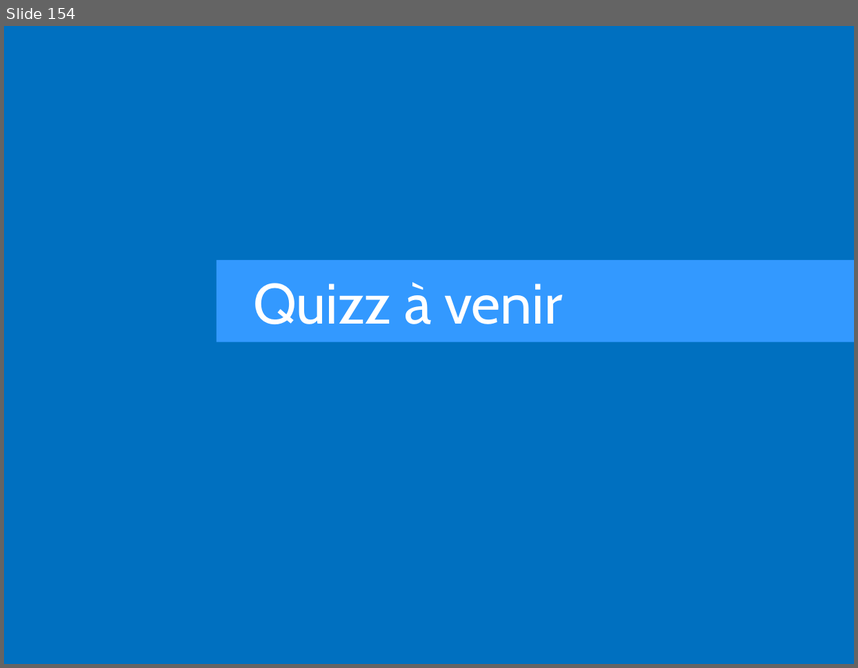
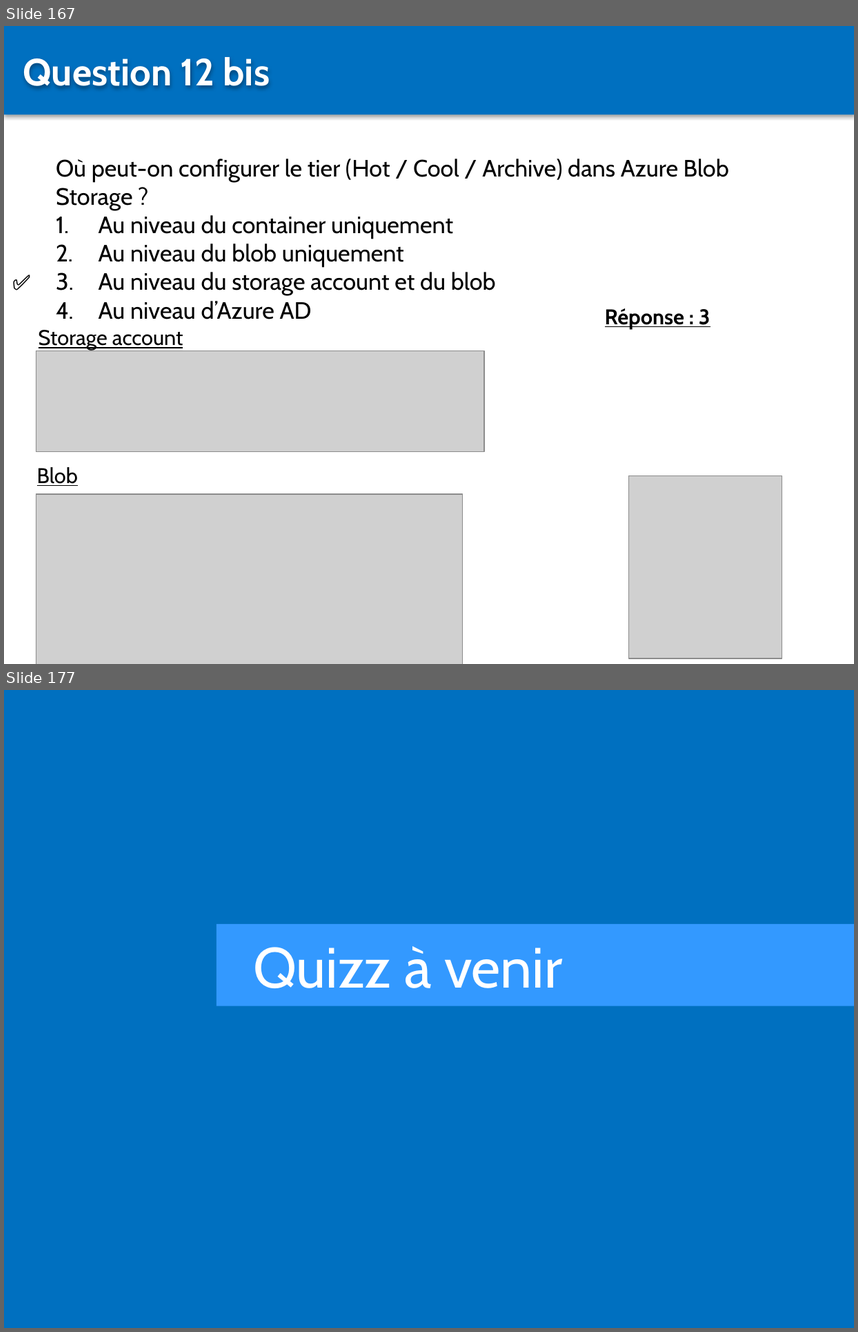
Before and after one commit to Sybaris-Classroom/az-204, a slide deck: Quiz/Quiz.pptx. Shown one above the other, each under a label of ours: slide 154 before the commit, slides 167 and 177 after it; the slides between them are not shown. The pictures are 858x668 and 858x1332 pixels, drawn with LibreOffice and Linux fonts; fonts in the diff are those of the drawing; grey boxes stand for pictures. Boxes give left, top, right and bottom in pixels: in the first picture for what was removed or moved away, otherwise in the second. Text is boxed around its words. In the diff, an @@ line names an element or a change of style, - is before the commit and + after.

```diff
--- a/Quiz/Quiz.pptx
+++ b/Quiz/Quiz.pptx
@@ slide 167 added at [4, 26, 854, 664], background #FFFFFF @@
@@ rectangle added at [4, 26, 854, 114], fill #0070C0 @@
@@ text added at [23, 57, 270, 88], 32 pt, text #FFFFFF, bold @@
+Question 12 bis
@@ text added at [56, 158, 729, 319], 20 pt, text #000000 @@
+Où peut-on configurer le tier (Hot / Cool / Archive) dans Azure Blob Storage ?
+1. Au niveau du container uniquement
+2. Au niveau du blob uniquement
+3. Au niveau du storage account et du blob
+4. Au niveau d’Azure AD
@@ text added at [4, 265, 56, 299], 18 pt, text #000000, bold @@
+✅
@@ text added at [605, 308, 711, 329], 18 pt, text #000000, bold, underline @@
+Réponse : 3
@@ text added at [38, 330, 183, 350], 18 pt, text #000000, underline @@
+Storage account
@@ picture added at [36, 351, 484, 452] @@
@@ text added at [37, 467, 78, 486], 18 pt, text #000000, underline @@
+Blob
@@ picture added at [629, 476, 782, 659] @@
@@ picture added at [36, 494, 462, 664] @@
@@ what was slide 154 is now slide 177 @@
```
Also in this commit, not shown: 22 other slides added, 8 other files.
